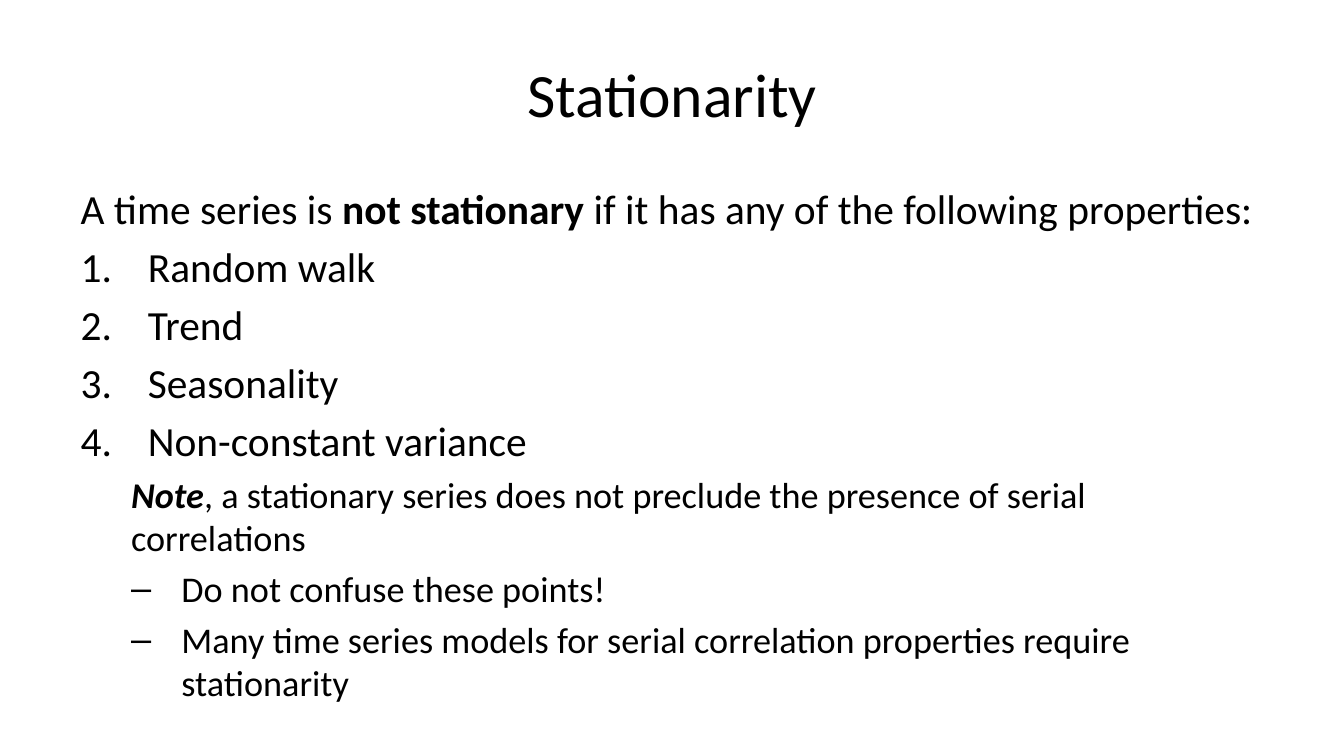
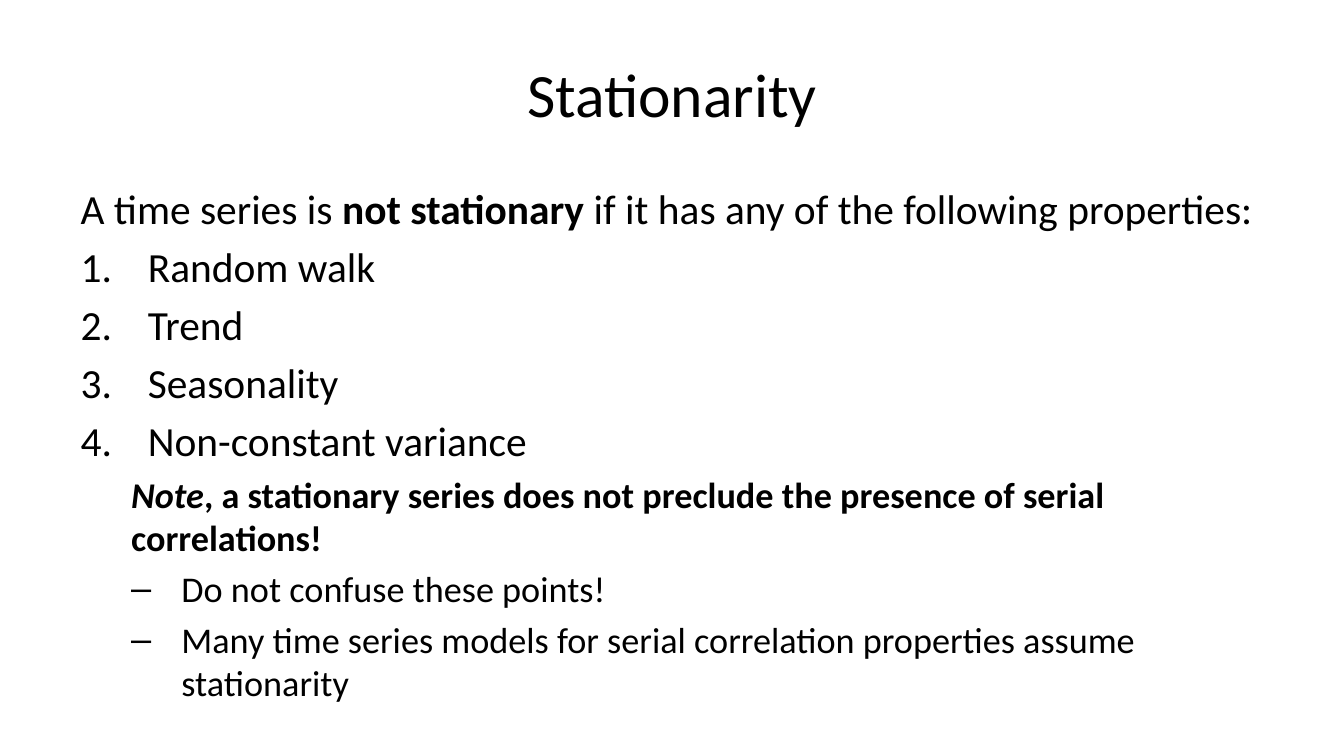
Before and after one commit to StephenElston/CSCI-E-83, a slide deck: slide 50 of LectureSlides/11_IntroductionToTimeSeries.pptx. Drawn at 1344x756 pixels with LibreOffice and Linux fonts; fonts in the diff are those of the drawing. Boxes give left, top, right and bottom in pixels: in the first picture for what was removed or moved away, otherwise in the second. Text is boxed around its words. In the diff, an @@ line names an element or a change of style, - is before the commit and + after.

```diff
--- a/LectureSlides/11_IntroductionToTimeSeries.pptx
+++ b/LectureSlides/11_IntroductionToTimeSeries.pptx
@@ text at [131,482,1104,552]: text changed; bold on @@
-  Note, a stationary series does not preclude the presence of serial correlations
+  Note, a stationary series does not preclude the presence of serial correlations!
@@ text at [181,628,1135,702]: text changed @@
-  – Many time series models for serial correlation properties require stationarity
+  – Many time series models for serial correlation properties assume stationarity
```
Also in this commit, not shown: 15 other slides changed.
